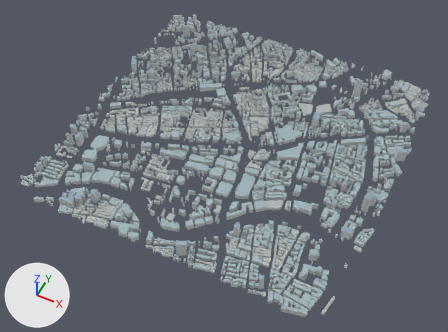
One commit to the glTF model projects/shanghai/assets/city/tiles/14-13720-6693.glb: the scene before it, then after it.
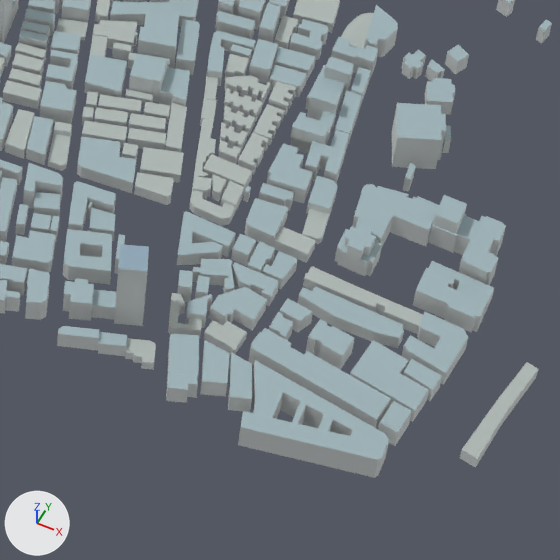
There are two pictures of each version: one whole from a 50 mm lens placed at (1229.0, -2664.0, 2980.0), pointed at (-3.0, -199.0, -101.0), one close up on the part from 53% to 76% of the width and 69% to 100% of the height. The axes (+X, +Y, +Z) are drawn at lower left. The lights are the same throughout. The first two pictures are the older version. Where no turn or scale is listed for an object, it has been applied to the vertices. Vertices at exactly the same position are counted once.
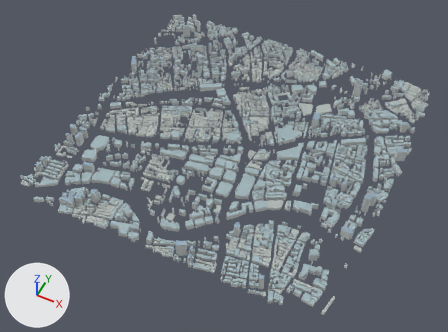
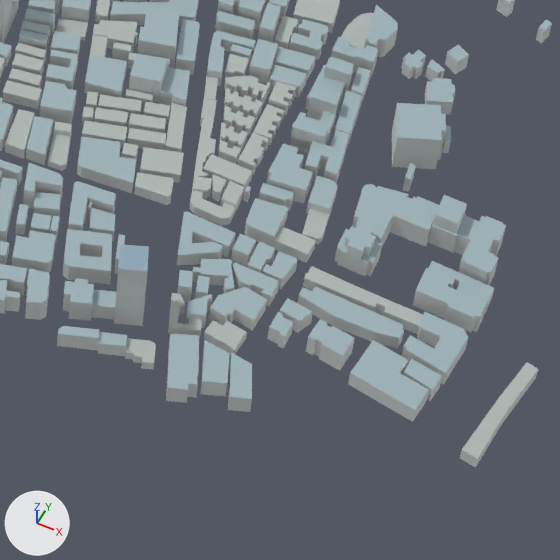
Where the newer file only moved an object's origin or applied its transform, the numbers keep the older frame.

Where the change shows, as pixel boxes (x1, y1, x2, y2) in the close-ups (560 x 560 px):
'Mesh_0', reshaped
    before: (0, 0, 552, 478)
    after: (0, 0, 552, 468)
part 1 of me_mesh_0, deleted
    before: (238, 360, 389, 478)
part 2 of me_mesh_0, deleted
    before: (378, 401, 412, 446)
part 3 of me_mesh_0, deleted
    before: (248, 328, 391, 428)

The change in detail:
me_mesh_0 is used by ob_mesh_0; location (-1071.0, 1082.0, 0.0).
me_mesh_0 had 36512 vertices, 60868 faces and spanned x 0.0..2147.0, y -2152.0..0.0, z 0.0..121.0.
me_mesh_0 now has 36390 vertices, 60600 faces and spans x 0.0..2147.0, y -2147.0..0.0, z 0.0..121.0.
me_mesh_0 part 1: the loose piece of 48 vertices spanning x 1824.0..1974.0, y -2152.0..-2079.0, z 0.0..35.0 is deleted.
me_mesh_0 part 2: the loose piece of 44 vertices spanning x 1957.0..1980.0, y -2085.0..-2055.0, z 0.0..27.0 is deleted.
me_mesh_0 part 3: the loose piece of 24 vertices spanning x 1813.0..1957.0, y -2082.0..-2038.0, z 0.0..29.0 is deleted.
Other edits to the shape of me_mesh_0 do not show in these pictures.
